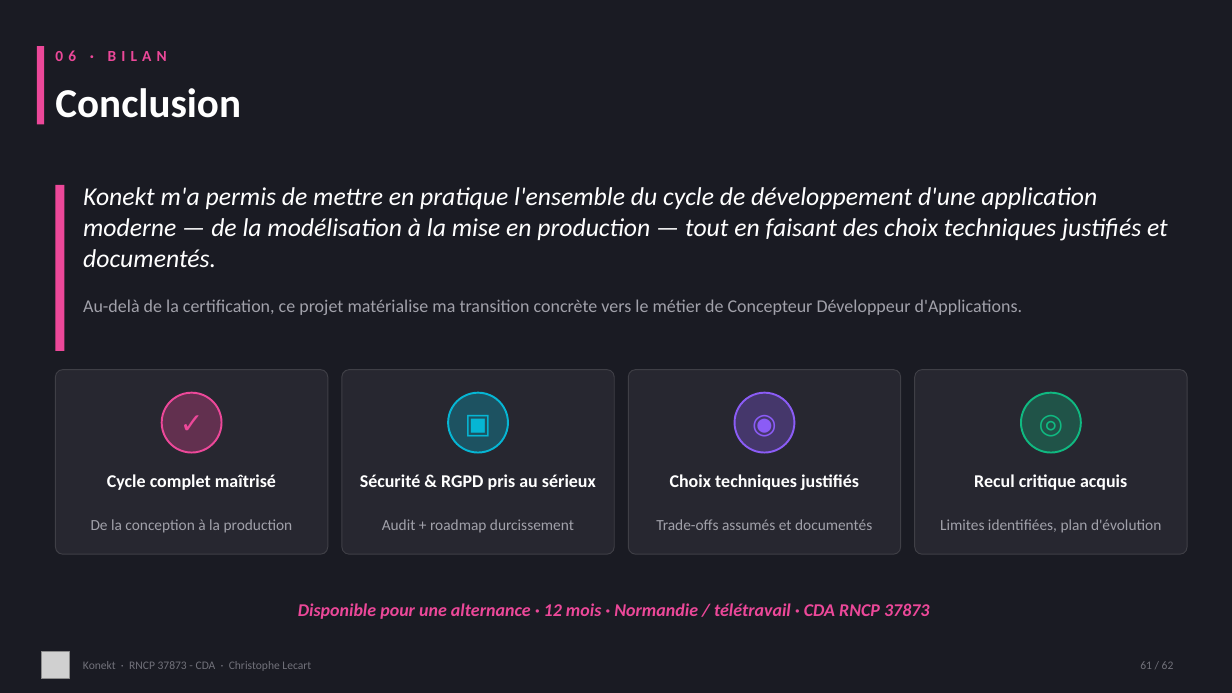
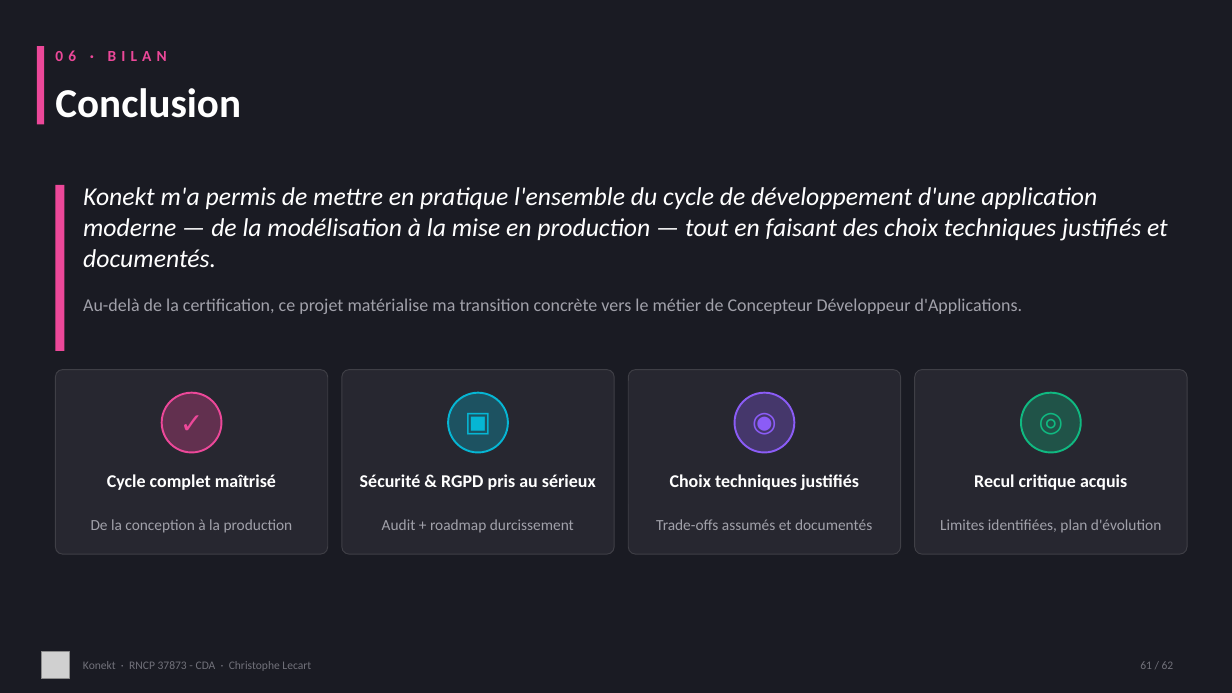
Before and after one commit to CLecart/social-network, a slide deck: slide 61 of dossier-certification/00-presentation/Konekt_RNCP_37873_Support_Visuel.pptx. Drawn at 1232x693 pixels with LibreOffice and Linux fonts; fonts in the diff are those of the drawing; grey boxes stand for pictures. Boxes give left, top, right and bottom in pixels: in the first picture for what was removed or moved away, otherwise in the second. Text is boxed around its words. In the diff, an @@ line names an element or a change of style, - is before the commit and + after.

```diff
--- a/dossier-certification/00-presentation/Konekt_RNCP_37873_Support_Visuel.pptx
+++ b/dossier-certification/00-presentation/Konekt_RNCP_37873_Support_Visuel.pptx
@@ text "▣" rewrapped from box(448, 393, 508, 453) to box(448, 385, 508, 455) @@
@@ text "◉" rewrapped from box(735, 393, 795, 453) to box(735, 385, 795, 455) @@
@@ text "◎" rewrapped from box(1021, 393, 1081, 453) to box(1021, 385, 1081, 455) @@
@@ text removed at box(298, 603, 930, 619) @@
-Disponible pour une alternance · 12 mois · Normandie / télétravail · CDA RNCP 37873
```
Also in this commit, not shown: 7 other slides changed, 5 other files.
